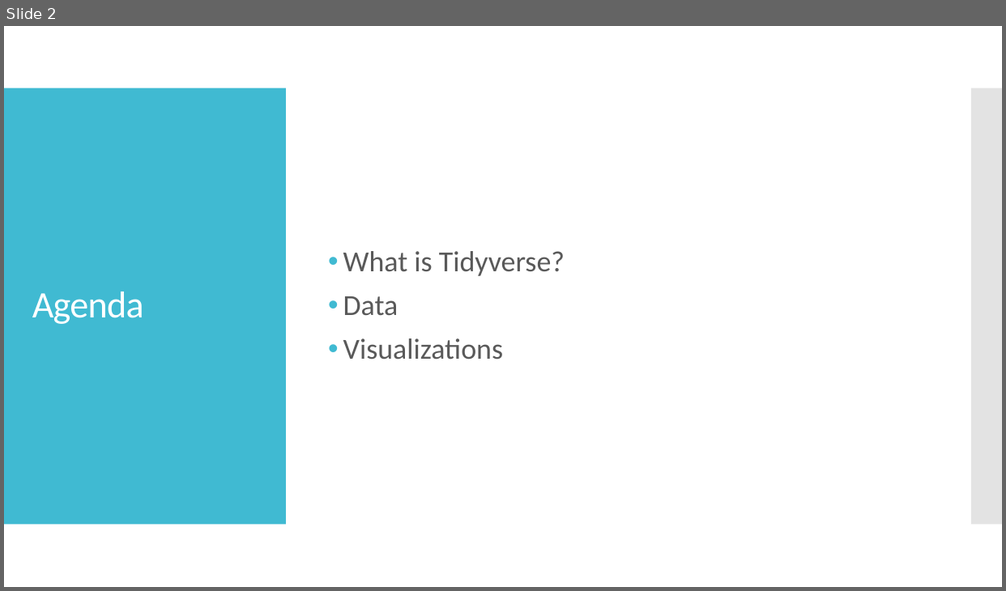
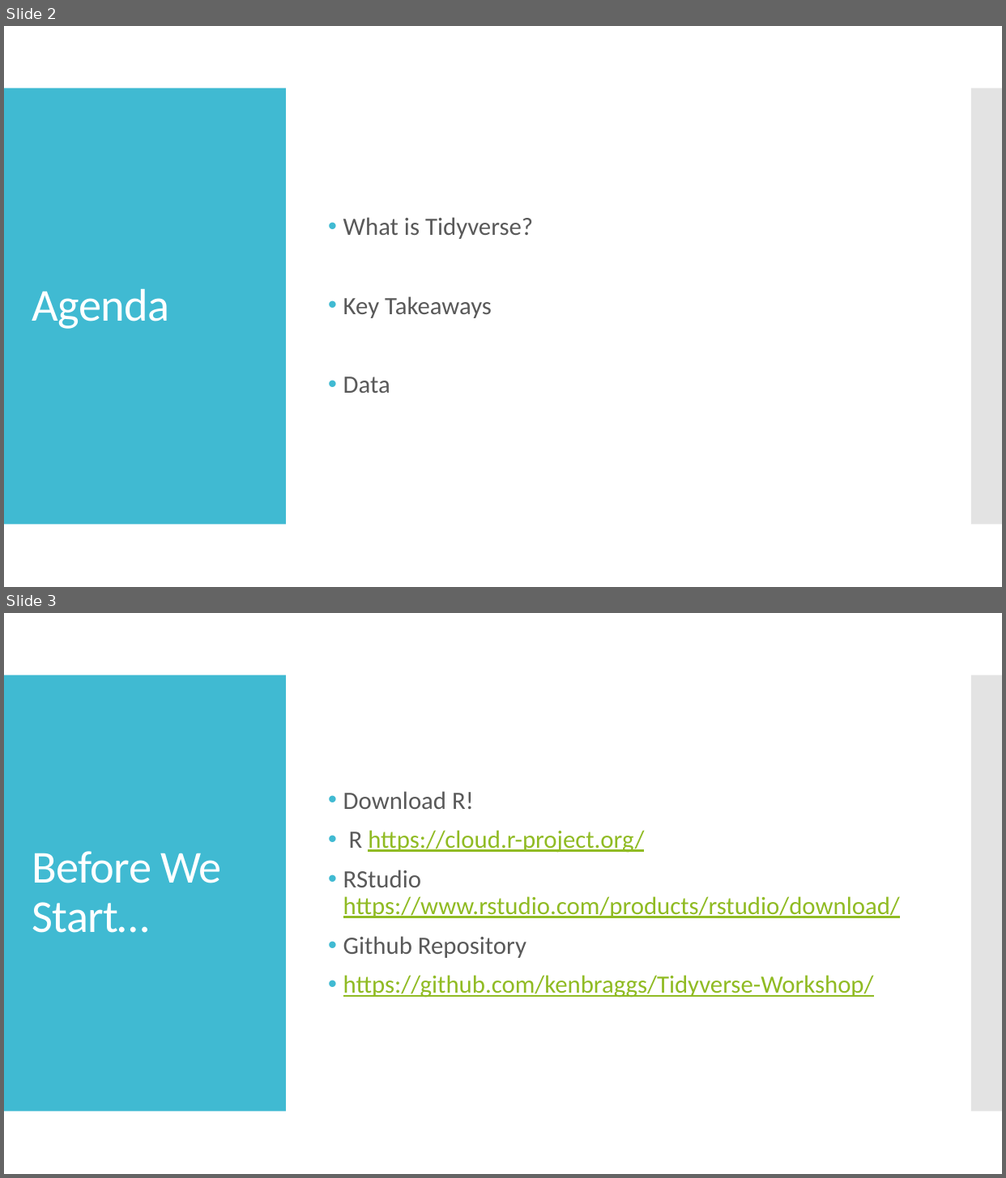
Before and after one commit to kenbraggs/Tidyverse-Workshop, a slide deck: Tidyverse Workshop/Presentation/Tidyverse Presentation.pptx. Shown one above the other, each under a label of ours: slide 2 before the commit, slides 2 and 3 after it. The pictures are 1006x591 and 1006x1178 pixels, drawn with LibreOffice and Linux fonts; fonts in the diff are those of the drawing. Boxes give left, top, right and bottom in pixels: in the first picture for what was removed or moved away, otherwise in the second. Text is boxed around its words. In the diff, an @@ line names an element or a change of style, - is before the commit and + after.

```diff
--- a/Tidyverse Workshop/Presentation/Tidyverse Presentation.pptx
+++ b/Tidyverse Workshop/Presentation/Tidyverse Presentation.pptx
@@ slide 3 added at <box>4,613,1002,1174</box>, background #FFFFFF; not listed: 2 template elements that a slide beside it also shows @@
@@ text added at <box>343,791,900,998</box>, 24 pt, text #90BB23, underline @@
+• Download R!
+• R https://cloud.r-project.org/
+• RStudio https://www.rstudio.com/products/rstudio/download/
+• Github Repository
+• https://github.com/kenbraggs/Tidyverse-Workshop/
@@ title added at <box>32,851,222,933</box>, 44 pt, text #FFFFFF @@
+Before We Start…
@@ slide 2 changed as well @@
@@ title "Agenda" at <box>32,289,169,329</box>: size 36 to 44 pt @@
@@ text at <box>343,217,533,393</box>: size 28 to 24 pt in "What is Tidyverse?", "Data" @@
@@ text at <box>343,297,492,318</box>: paragraph added @@
+• Key Takeaways
@@ text at <box>343,339,503,360</box>: paragraph removed @@
-• Visualizations
```
Also in this commit, not shown: 5 other slides changed, 1 other file.
